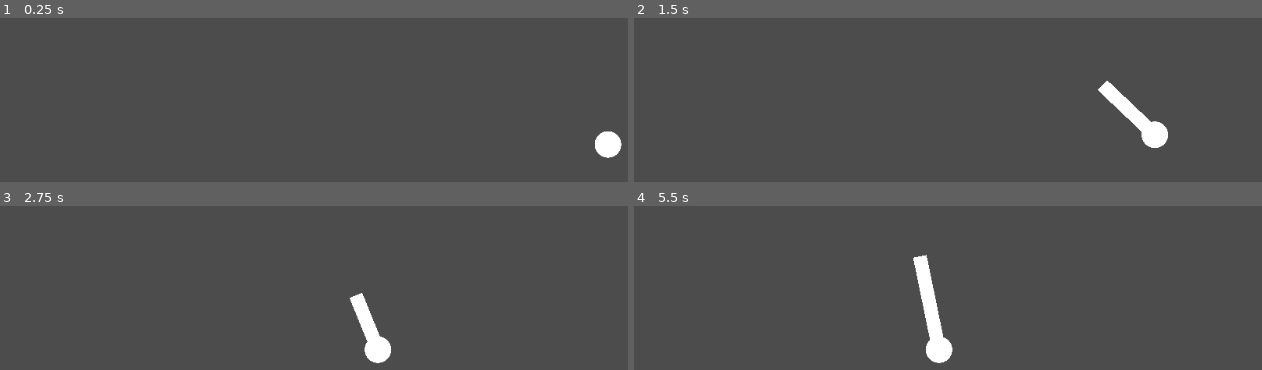
Above: before the commit, frames 1-4 (two rows, left to right).
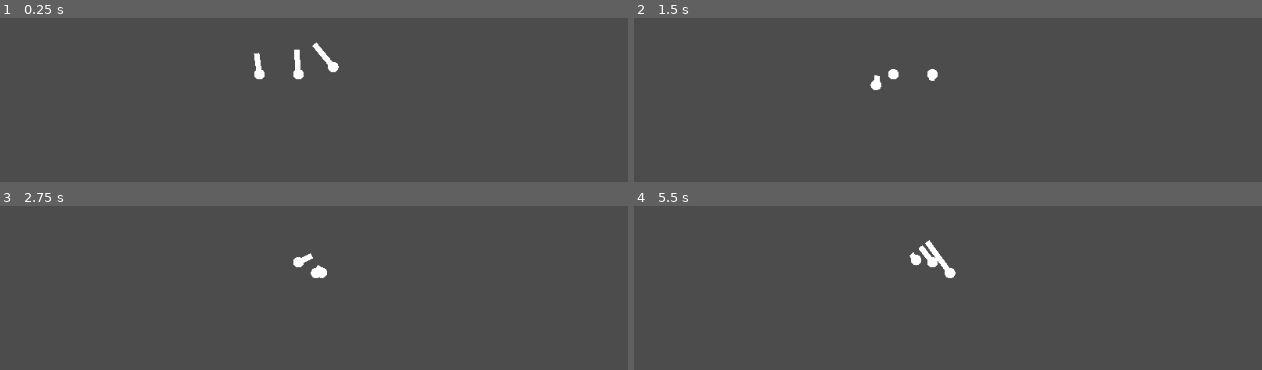
Above: after the commit, the same moments.

Repository: cis-ash/CreatureAddon
Game: Godot game, scene res://TestScene.tscn
The game is run twice, just before and just after one commit, with the same random seed, the same clock (stepped at 60 frames per second) and the same inputs.
Inputs (mouse positions are in pixels of both pictures, inside the frame that each line leads up to):
- Up to frame 1 (0.25 s): no input
- Up to frame 2 (1.5 s): tap Enter (ui_accept) at 0.5, 0.77, 1.25 s; move the mouse to (outside the picture) at 0.52 s; move the mouse to (866, 57) at 1.27 s
- Up to frame 3 (2.75 s): tap Enter (ui_accept) at 1.52 s; move the mouse to (outside the picture) at 2.02 s
- Up to frame 4 (5.5 s): move the mouse to (991, 315) at 2.77 s; tap Enter (ui_accept) at 3.02, 3.5, 3.77, 4.25, 4.52 s; move the mouse to (outside the picture) at 3.52 s; move the mouse to (outside the picture) at 4.27 s; move the mouse to (1067, 222) at 5.02 s

The runs differ from the first frame. In frame 1, 1.2% of the frame differs, in the area x 40-100%, y 14-86%; in frame 2, 1.7%; in frame 3, 1.5%; in frame 4, 2.2%, in the area x 43-52%, y 20-96%.

Commit message:
add automatic position choosing

Diff:
--- /dev/null
+++ b/Body.gd
@@ -0,0 +1,15 @@
+extends RigidBody2D
+export (float, 0, 1000) var force_per_leg
+
+func _physics_process(delta):
+	applied_force = Vector2.ZERO
+	for leg in $LegTrack.legs:
+		if leg.placed:
+			var hip = to_local($LegTrack.get_closest_track_point(leg.global_position))
+			var foot = to_local(leg.global_position)
+			var direction = (hip - foot).normalized()
+			var force_direction = 1.0 - (hip - foot).length() / leg.comfy_distance
+			add_force(hip, direction * force_per_leg * force_direction)
+			pass
+		pass
+	pass
--- a/LegTrack.gd
+++ b/LegTrack.gd
@@ -1,19 +1,20 @@
 extends Path2D
 
-
+export (int, 1, 100) var raycast_count
 
 var legs : Array = []
 export (float, 0.0, 1.0) var legs_needed_percent
 var legs_grounded = 0
 
 var raycasts : Array = []
+var intersections : Array = []
 
 export (PackedScene) var raycast_on_string
 
 
 
 func _ready():
-	for i in range(1):
+	for i in range(raycast_count):
 		add_raycast()
 		pass
 
@@ -48,22 +49,37 @@
 		pass
 	pass
 
-#func get_new_position():
-#	$RayCast2D.force_raycast_update()
-#	if $RayCast2D.is_colliding():
-#		return($RayCast2D.get_collision_point())
-#	else:
-#		return(null)
+
+func get_new_target(requester_position):
+	refresh_intersections()
+	return get_closest_intersection()
+	pass
 
 
-#func get_new_normal():
-#	$RayCast2D.force_raycast_update()
-#	return($RayCast2D.get_collision_normal())
-
-func get_new_target(requester_position):
-	return raycasts[0].get_intersection()
+func refresh_intersections():
+	intersections = []
+	for raycast in raycasts:
+		intersections.append(raycast.get_intersection())
+		pass
 	pass
 
+func get_closest_intersection():
+	var closest_intersection = {"distance": INF, "position": null}
+	for intersection in intersections:
+		if not intersection == null:
+			if intersection["distance"] < closest_intersection["distance"]:
+				closest_intersection = intersection
+				pass
+			pass
+		pass
+
+
+	if closest_intersection["position"] == null:
+		return null
+	else:
+		return closest_intersection
+
+	pass
 
 
 func get_closest_track_point(requester_position):
--- a/SensorOnARope.gd
+++ b/SensorOnARope.gd
@@ -5,7 +5,7 @@
 func get_intersection():
 	$RayCast2D.force_raycast_update()
 	if $RayCast2D.is_colliding():
-		return {"position": $RayCast2D.get_collision_point(), "normal": $RayCast2D.get_collision_normal()}
+		return {"position": $RayCast2D.get_collision_point(), "normal": $RayCast2D.get_collision_normal(), "distance": to_local($RayCast2D.get_collision_point()).length()}
 	else:
 		return null
 
--- a/TestScene.tscn
+++ b/TestScene.tscn
@@ -1,35 +1,35 @@
 [gd_scene load_steps=8 format=2]
 
 [ext_resource path="res://LegTrack.gd" type="Script" id=1]
-[ext_resource path="res://Suspender.gd" type="Script" id=2]
+[ext_resource path="res://Body.gd" type="Script" id=2]
 [ext_resource path="res://SensorOnARope.tscn" type="PackedScene" id=3]
 [ext_resource path="res://Foot.gd" type="Script" id=4]
 [ext_resource path="res://Shapes/WHITE_Circle.png" type="Texture" id=5]
 
-[sub_resource type="Curve2D" id=9]
+[sub_resource type="Curve2D" id=1]
 _data = {
-"points": PoolVector2Array( 0, 0, 0, 0, -128.04, -241.133, -125.992, -182.689, 125.992, 182.689, -256.04, -71.1327, -199.068, 22.6786, 199.068, -22.6786, 163.96, 8.86729, -56.6964, 144.891, 56.6964, -144.891, 479.96, -111.133, 0, 0, 0, 0, 243.96, -241.133, 0, 0, 0, 0, -128.04, -241.133 )
+"points": PoolVector2Array( -104.283, -161.924, 104.283, 161.924, -247.347, -85.9753, -199.068, 22.6786, 199.068, -22.6786, 144.362, 10.295, -51.0334, 125.07, 51.0334, -125.07, 462.446, -106.749, 147.462, 16.647, -147.462, -16.647, 78.2399, -207.961, -29.7314, -96.3254, 29.7314, 96.3254, -247.602, -109.253 )
 }
 
-[sub_resource type="RectangleShape2D" id=8]
-extents = Vector2( 100.863, 1607.09 )
+[sub_resource type="RectangleShape2D" id=2]
+extents = Vector2( 100.863, 3066.29 )
 
 [node name="TestScene" type="Node2D"]
 
 [node name="Foot" type="Node2D" parent="."]
-position = Vector2( 1015.09, 437.991 )
+position = Vector2( -398.026, 413.046 )
 script = ExtResource( 4 )
 pushing = true
 comfy_distance = 200.0
-tolerance = 68.639
-liftoff_speed = 1000.0
-move_speed = 1000.0
-lerp_speed = 3.269
+tolerance = 100.0
+liftoff_speed = 2000.0
+move_speed = 3000.0
+lerp_speed = 8.0
 lerp_acceleration = 10.0
 slowdown_lerp = 3.846
 settling_lerp = 9.408
 gravity = 2366.86
-base_path = NodePath("../Suspender/LegTrack")
+base_path = NodePath("../Body/LegTrack")
 
 [node name="WHITE_Circle" type="Sprite" parent="Foot"]
 scale = Vector2( 0.267392, 0.267392 )
@@ -39,17 +39,75 @@
 width = 35.0
 default_color = Color( 1, 1, 1, 1 )
 
-[node name="Suspender" type="Node2D" parent="."]
-position = Vector2( 1112.73, 243.963 )
+[node name="Foot2" type="Node2D" parent="."]
+position = Vector2( 117.064, 413.046 )
+script = ExtResource( 4 )
+pushing = true
+comfy_distance = 200.0
+tolerance = 100.0
+liftoff_speed = 2000.0
+move_speed = 3000.0
+lerp_speed = 8.0
+lerp_acceleration = 10.0
+slowdown_lerp = 3.846
+settling_lerp = 9.408
+gravity = 2366.86
+base_path = NodePath("../Body/LegTrack")
+
+[node name="WHITE_Circle" type="Sprite" parent="Foot2"]
+scale = Vector2( 0.267392, 0.267392 )
+texture = ExtResource( 5 )
+
+[node name="Line2D" type="Line2D" parent="Foot2"]
+width = 35.0
+default_color = Color( 1, 1, 1, 1 )
+
+[node name="Foot3" type="Node2D" parent="."]
+position = Vector2( -148.026, 413.046 )
+script = ExtResource( 4 )
+pushing = true
+comfy_distance = 200.0
+tolerance = 100.0
+liftoff_speed = 2000.0
+move_speed = 3000.0
+lerp_speed = 8.0
+lerp_acceleration = 10.0
+slowdown_lerp = 3.846
+settling_lerp = 9.408
+gravity = 2366.86
+base_path = NodePath("../Body/LegTrack")
+
+[node name="WHITE_Circle" type="Sprite" parent="Foot3"]
+scale = Vector2( 0.267392, 0.267392 )
+texture = ExtResource( 5 )
+
+[node name="Line2D" type="Line2D" parent="Foot3"]
+width = 35.0
+default_color = Color( 1, 1, 1, 1 )
+
+[node name="Body" type="RigidBody2D" parent="."]
+position = Vector2( -367.9, 126.046 )
 rotation = -1.57079
+collision_layer = 2
+collision_mask = 2
+mass = 7.72
+can_sleep = false
+angular_damp = 6.957
 script = ExtResource( 2 )
+force_per_leg = 300.0
 
-[node name="LegTrack" type="Path2D" parent="Suspender"]
-position = Vector2( 66.016, -162.514 )
-rotation = -1.57079
-curve = SubResource( 9 )
+[node name="LegTrack" type="Path2D" parent="Body"]
+position = Vector2( -101.273, -95.7255 )
+rotation = -4.71238
+curve = SubResource( 1 )
 script = ExtResource( 1 )
+raycast_count = 60
+legs_needed_percent = 0.943
 raycast_on_string = ExtResource( 3 )
+
+[node name="CollisionPolygon2D" type="CollisionPolygon2D" parent="Body"]
+rotation = -3.14159
+polygon = PoolVector2Array( 115.437, -278.416, 86.4366, -336.416, 7.43631, -383.415, -71.5636, -368.415, -115.563, -247.415, -120.559, 286.585, -86.559, 368.585, -13.5589, 387.585, 121.441, 292.584, 162.44, 204.584, 150.439, 59.5837 )
 
 [node name="WorldCollisions" type="StaticBody2D" parent="."]
 collision_layer = 3
@@ -58,11 +116,11 @@
 [node name="CollisionShape2D7" type="CollisionShape2D" parent="WorldCollisions"]
 position = Vector2( 564.058, 583.117 )
 rotation = 1.57079
-shape = SubResource( 8 )
+shape = SubResource( 2 )
 
 [node name="Camera2D" type="Camera2D" parent="."]
 position = Vector2( 469.864, 154.841 )
 current = true
-zoom = Vector2( 2, 2 )
+zoom = Vector2( 5, 5 )
 
 [node name="DampedSpringJoint2D" type="DampedSpringJoint2D" parent="."]
